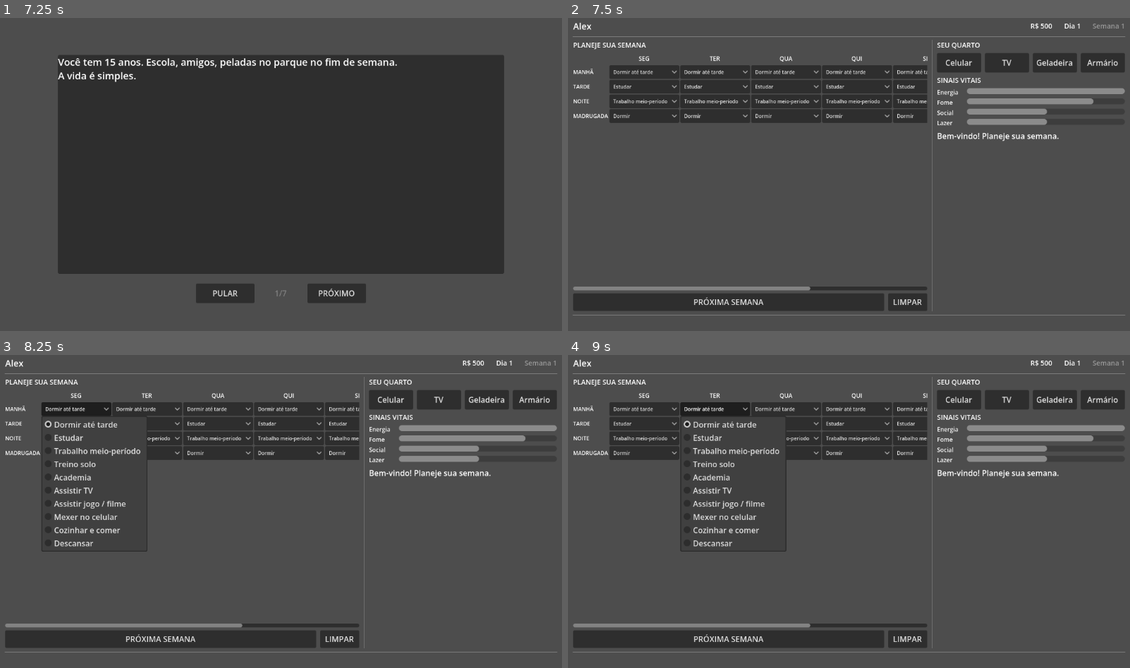
Above: before the commit, frames 1-4 (two rows, left to right).
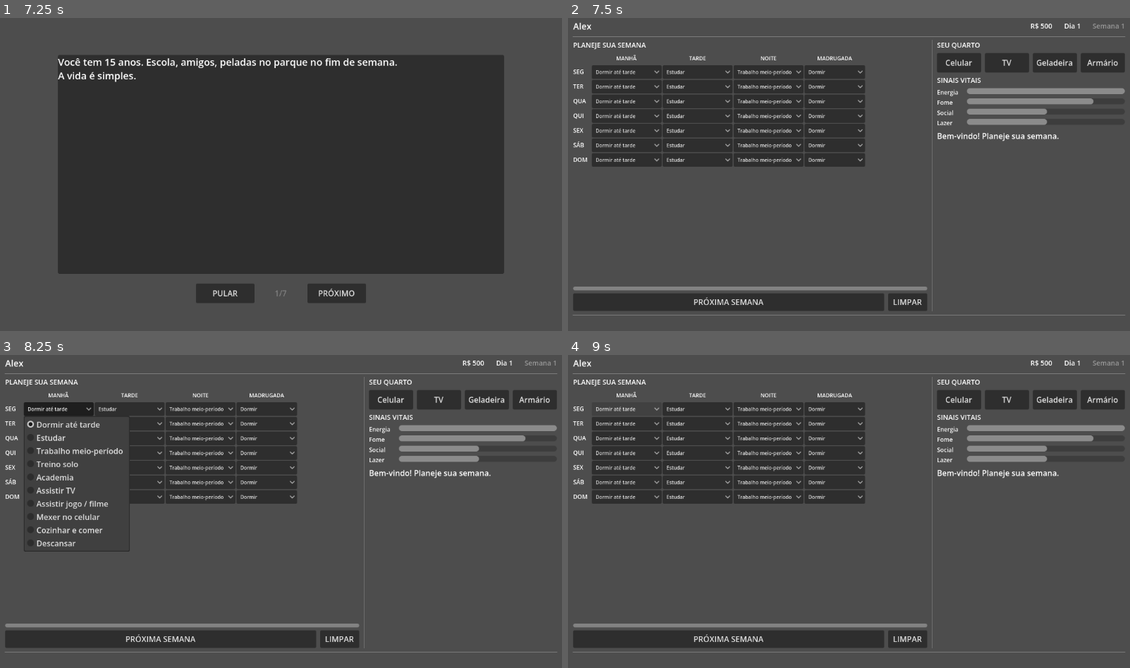
Above: after the commit, the same moments.

Repository: Slaxis/FlagFootballManager
Game: Godot game, scene res://engine/game/game.tscn
The game is run twice, just before and just after one commit, with the same random seed, the same clock (stepped at 60 frames per second) and the same inputs.
Inputs (mouse positions are in pixels of both pictures, inside the frame that each line leads up to):
- Up to frame 1 (7.25 s): click "INICIAR" at 0.5 s; click (281, 168) at 1.25 s; click "OK" at 2 s; click (488, 36) at 2.77 s; type "Alex" at 2.85 s; click "JOGADOR" at 3.5 s; click "M" at 4.25 s; click "F" at 5 s; click "·" at 5.75 s; click "INICIAR" at 6.5 s
- Up to frame 2 (7.5 s): click "PULAR" at 7.25 s
- Up to frame 3 (8.25 s): click "Dormir até tarde" at 8 s
- Up to frame 4 (9 s): click "Dormir até tarde" at 8.75 s

Frame 1 is identical in both runs. In frame 2, 10% of the frame differs, in the area x 0-64%, y 11-88%; in frame 3, 8.4%; in frame 4, 8.9%.

Commit message:
fix: transpose week grid — days as rows, slots as columns
7 rows (Mon-Sun) x 4 columns (Morning/Afternoon/Night/Late Night)
fits the screen better since there are more days than time slots.

Co-Authored-By: Claude Opus 4.6 (1M context) <noreply@anthropic.com>

Diff:
--- a/game/modules/brasil_2026/ui/player_home/player_home.gd
+++ b/game/modules/brasil_2026/ui/player_home/player_home.gd
@@ -107,37 +107,37 @@
 # --- Week Grid ---
 
 func _build_grid() -> void:
-	grid_container.columns = DAYS.size() + 1
+	# Transposed: columns = slots, rows = days
+	grid_container.columns = SLOTS.size() + 1
 
 	# Corner cell
 	var corner: Label = Label.new()
 	corner.text = ""
-	corner.custom_minimum_size = Vector2(50, 0)
+	corner.custom_minimum_size = Vector2(36, 0)
 	grid_container.add_child(corner)
 
-	# Day headers
+	# Slot headers (columns)
+	for slot_id: String in SLOTS:
+		var header: Label = Label.new()
+		header.text = I18n.text(SLOT_LABELS[slot_id])
+		header.horizontal_alignment = HORIZONTAL_ALIGNMENT_CENTER
+		header.add_theme_font_size_override("font_size", 11)
+		grid_container.add_child(header)
+
+	# Day rows
 	for day_id: String in DAYS:
-		var header: Label = Label.new()
-		header.text = I18n.text(DAY_LABELS[day_id])
-		header.horizontal_alignment = HORIZONTAL_ALIGNMENT_CENTER
-		header.custom_minimum_size = Vector2(80, 0)
-		header.add_theme_font_size_override("font_size", 12)
-		grid_container.add_child(header)
-
-	# Slot rows
-	for slot_id: String in SLOTS:
 		var row_label: Label = Label.new()
-		row_label.text = I18n.text(SLOT_LABELS[slot_id])
-		row_label.add_theme_font_size_override("font_size", 11)
-		row_label.custom_minimum_size = Vector2(50, 0)
+		row_label.text = I18n.text(DAY_LABELS[day_id])
+		row_label.add_theme_font_size_override("font_size", 12)
+		row_label.custom_minimum_size = Vector2(36, 0)
 		grid_container.add_child(row_label)
 
-		var available: Array[Dictionary] = _activity_def.list_for_slot(slot_id)
-
-		for day_id: String in DAYS:
+		for slot_id: String in SLOTS:
+			var available: Array[Dictionary] = _activity_def.list_for_slot(slot_id)
 			var key: String = day_id + "_" + slot_id
 			var select: OptionButton = OptionButton.new()
-			select.custom_minimum_size = Vector2(80, 28)
+			select.custom_minimum_size = Vector2(0, 28)
+			select.size_flags_horizontal = Control.SIZE_EXPAND_FILL
 			select.add_theme_font_size_override("font_size", 10)
 			_grid_activities[key] = available
 			for act: Dictionary in available:
